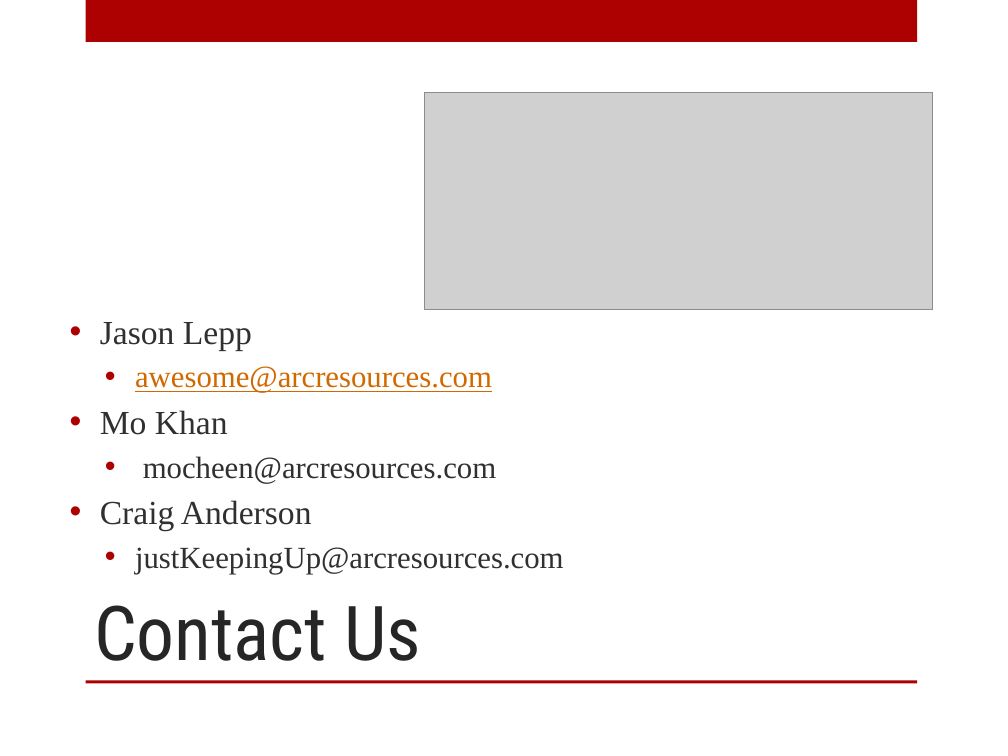
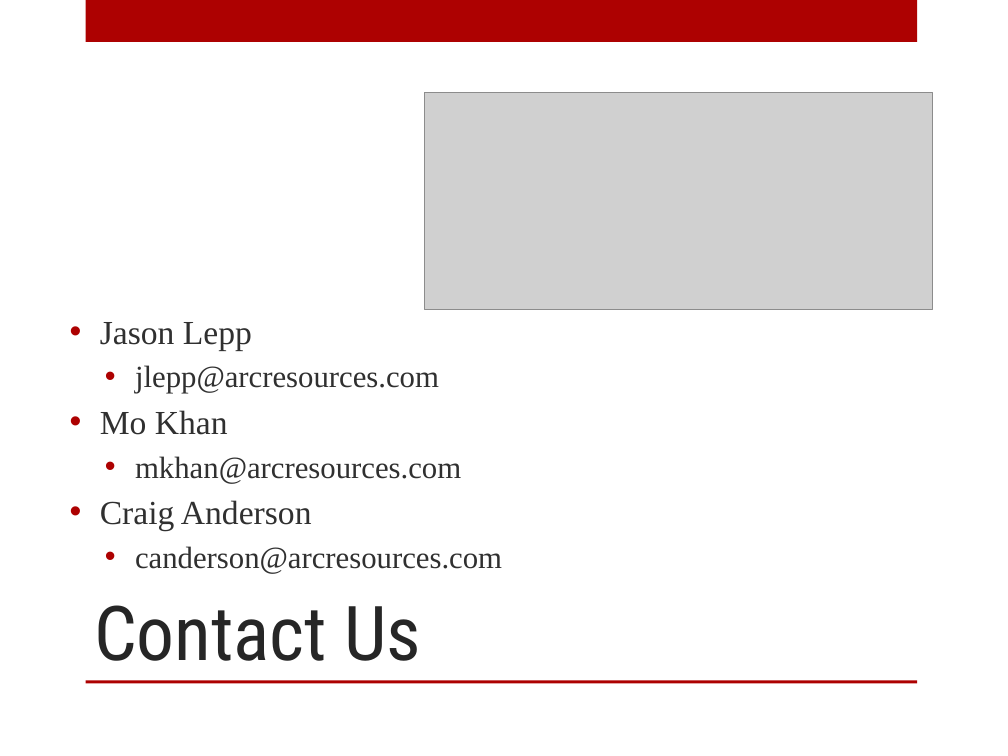
Before and after one commit to arcresources/MVPtoMVVM, a slide deck: slide 13 of docs/MVP to MVVM.pptx (slide 11 before the commit). Drawn at 1008x756 pixels with LibreOffice and Linux fonts; fonts in the diff are those of the drawing; grey boxes stand for pictures; background and template pictures are left out. Boxes give left, top, right and bottom in pixels: in the first picture for what was removed or moved away, otherwise in the second. Text is boxed around its words. In the diff, an @@ line names an element or a change of style, - is before the commit and + after.

```diff
--- a/docs/MVP to MVVM.pptx
+++ b/docs/MVP to MVVM.pptx
@@ text at [135, 365, 439, 394]: text changed; text colour #D26900 to #303030 @@
-  • awesome@arcresources.com
+  • jlepp@arcresources.com
@@ text at [135, 456, 461, 484]: text changed @@
-  • mocheen@arcresources.com
+  • mkhan@arcresources.com
@@ text at [135, 546, 502, 574]: text changed @@
-  • justKeepingUp@arcresources.com
+  • canderson@arcresources.com
```
Also in this commit, not shown: 2 other slides changed, 2 slides added.
